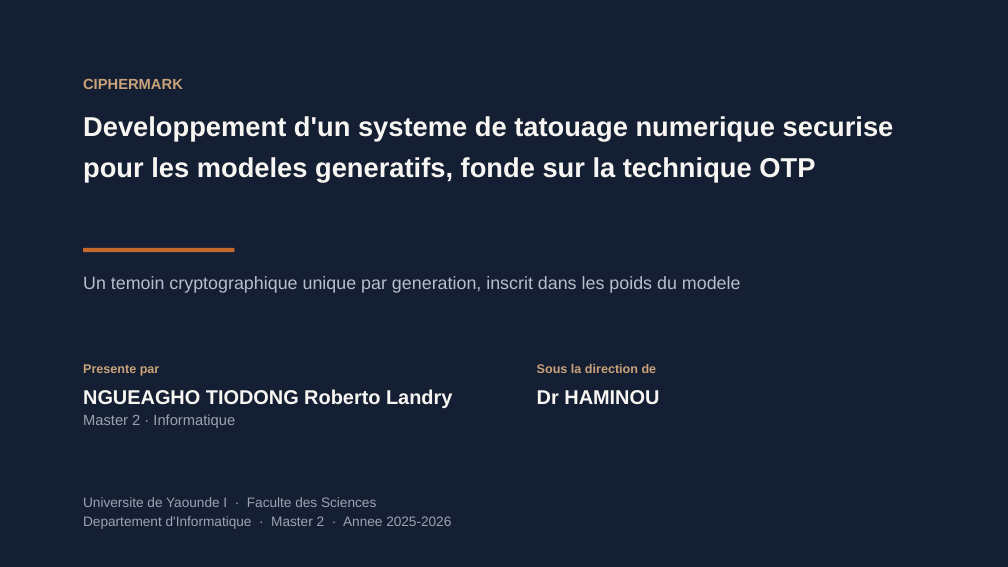
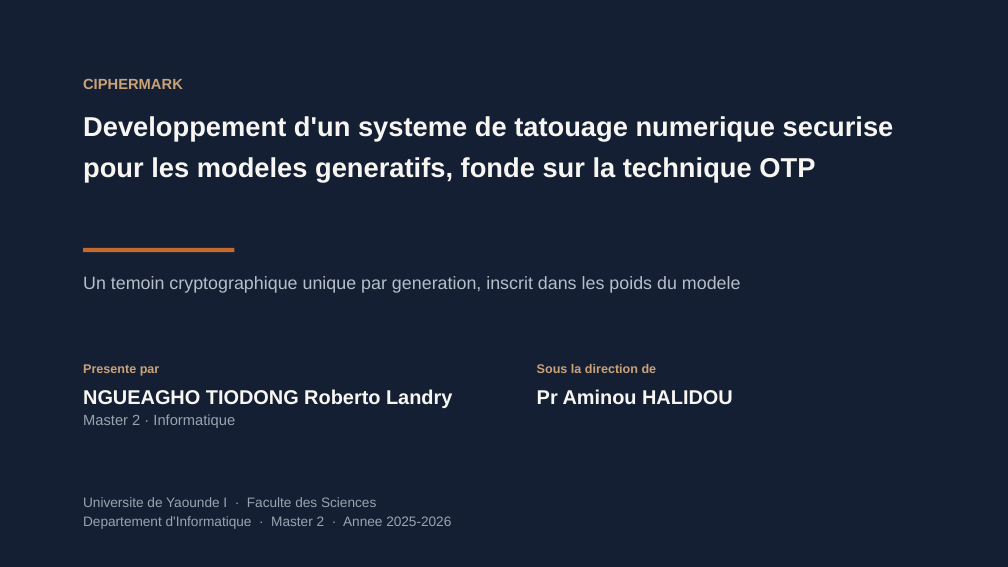
Before and after one commit to ngueagho/distseal-meta, a slide deck: slide 1 of soutenance/CipherMark_soutenance.pptx. Drawn at 1008x567 pixels with LibreOffice and Linux fonts; fonts in the diff are those of the drawing. Boxes give left, top, right and bottom in pixels: in the first picture for what was removed or moved away, otherwise in the second. Text is boxed around its words. In the diff, an @@ line names an element or a change of style, - is before the commit and + after.

Commit message:
soutenance: l'encadreur est le Pr Aminou HALIDOU
Le nom venait du chemin du projet et etait une supposition ; Roberto l'a
confirme. Corrige sur la page de titre des diapositives, et la reserve
correspondante retiree du README.

```diff
--- a/soutenance/CipherMark_soutenance.pptx
+++ b/soutenance/CipherMark_soutenance.pptx
@@ text at (537,389,733,405): text changed @@
-Dr HAMINOU
+Pr Aminou HALIDOU
```
Also in this commit, not shown: 4 other files.
